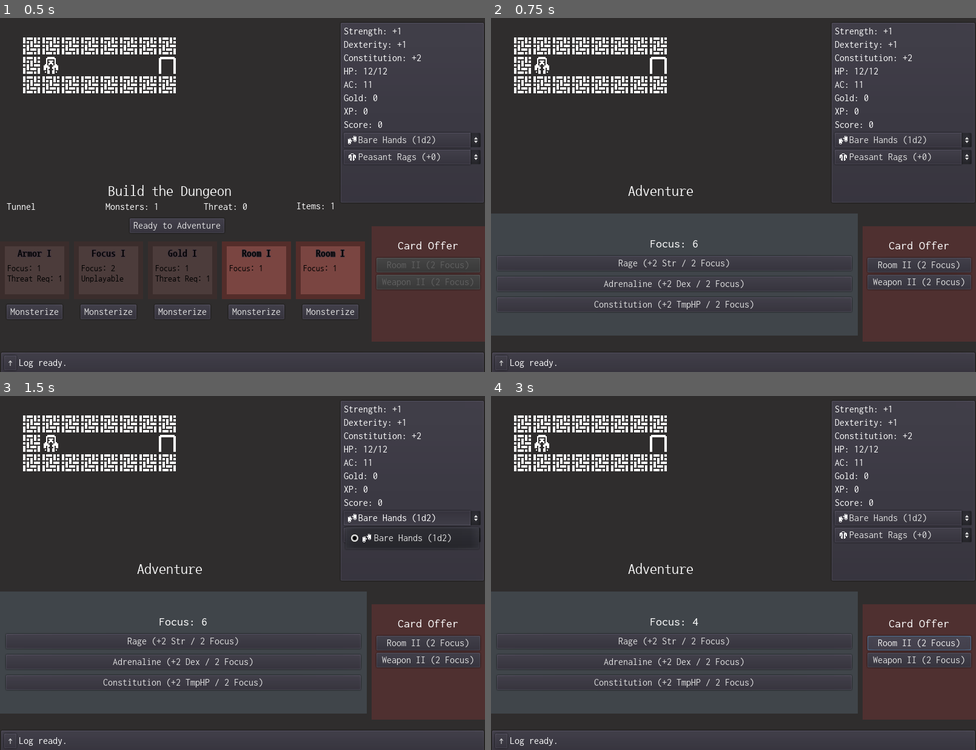
Above: before the commit, frames 1-4 (two rows, left to right).
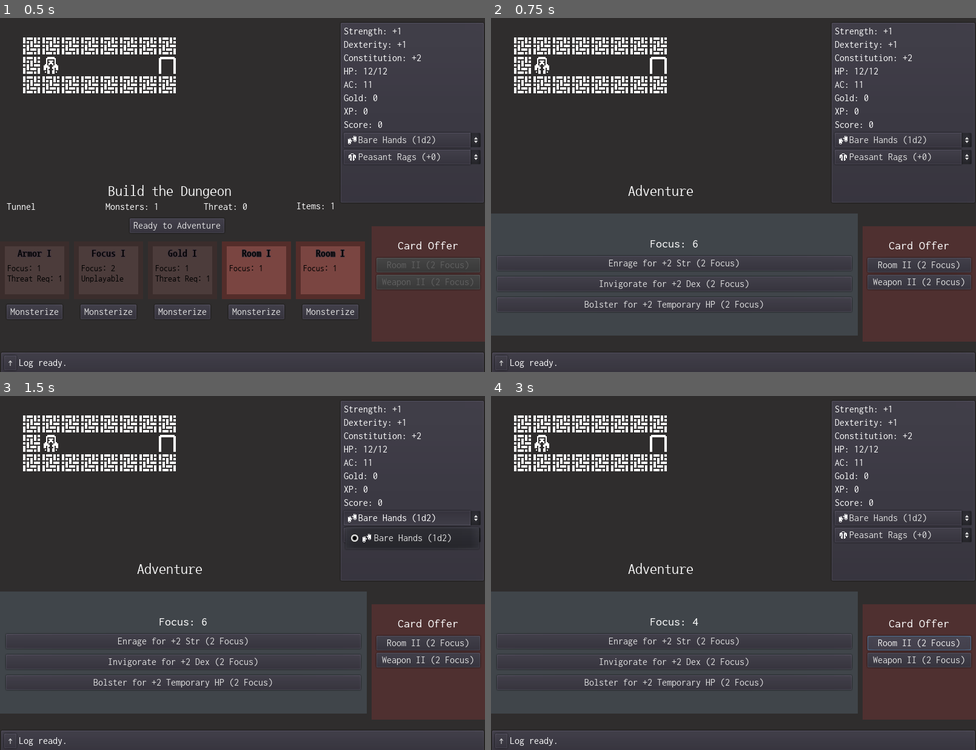
Above: after the commit, the same moments.

Repository: doctor-g/7DRL-2021
Game: Godot game, scene res://src/Game.tscn
Same seed, same stepped clock (60 frames per second), same inputs: the game is played once before the commit and once after it.
Inputs:
- Up to frame 1 (0.5 s): no input
- Up to frame 2 (0.75 s): click "Ready to Adventure" at 0.5 s
- Up to frame 3 (1.5 s): click "Bare Hands (1d2)" at 1.25 s
- Up to frame 4 (3 s): click "Peasant Rags (+0)" at 2 s; click "Room II (2 Focus)" at 2.75 s

Frame 1 is identical in both runs. In frame 2, 0.7% of the frame differs, in the area x 19-57%, y 68-83%; in frame 3, 0.7%; in frame 4, 0.7%.

Commit message:
Rename adventure skills

Diff:
--- a/project/src/UI/AdventurePanel.tscn
+++ b/project/src/UI/AdventurePanel.tscn
@@ -42,19 +42,19 @@
 margin_top = 276.0
 margin_right = 780.0
 margin_bottom = 296.0
-text = "Rage (+2 Str / 2 Focus)"
+text = "Enrage for +2 Str (2 Focus)"
 
 [node name="DexterityButton" type="Button" parent="VBox"]
 margin_top = 306.0
 margin_right = 780.0
 margin_bottom = 326.0
-text = "Adrenaline (+2 Dex / 2 Focus)"
+text = "Invigorate for +2 Dex (2 Focus)"
 
 [node name="ConstitutionButton" type="Button" parent="VBox"]
 margin_top = 336.0
 margin_right = 780.0
 margin_bottom = 356.0
-text = "Constitution (+2 TmpHP / 2 Focus)"
+text = "Bolster for +2 Temporary HP (2 Focus)"
 [connection signal="pressed" from="VBox/StrengthButton" to="." method="_on_StrengthButton_pressed"]
 [connection signal="pressed" from="VBox/DexterityButton" to="." method="_on_DexterityButton_pressed"]
 [connection signal="pressed" from="VBox/ConstitutionButton" to="." method="_on_ConstitutionButton_pressed"]
